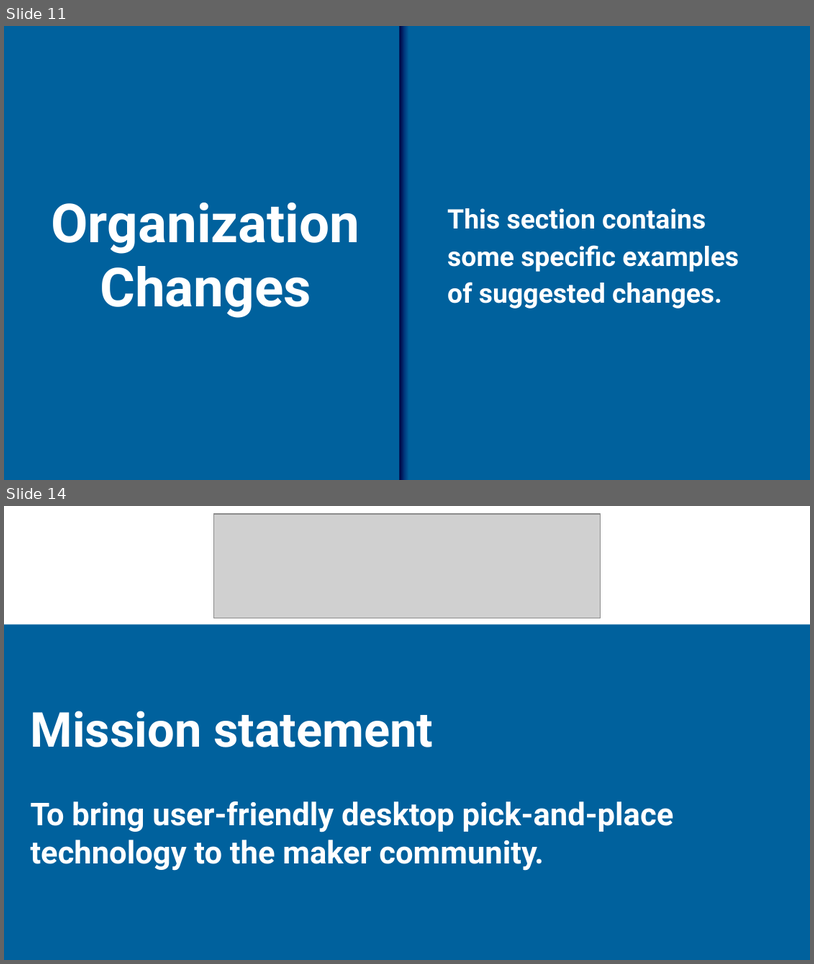
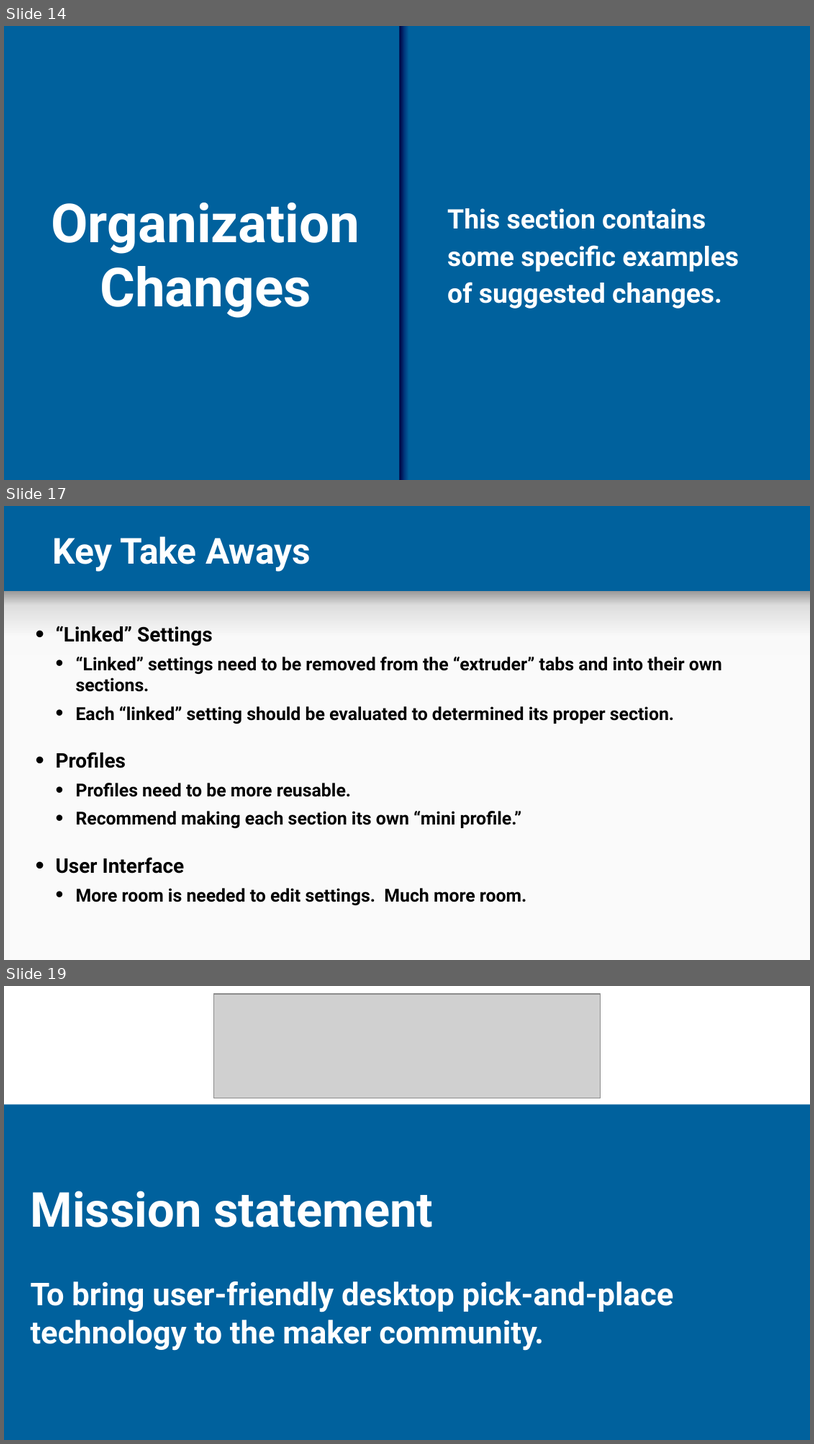
Before and after one commit to lendres/Cura-UI-Example, a slide deck: Documentation and Notes/Cura Profiles.pptx. Shown one above the other, each under a label of ours: slides 11 and 14 before the commit, slides 14, 17 and 19 after it; the slides between them are not shown. The pictures are 814x964 and 814x1444 pixels, drawn with LibreOffice and Linux fonts; fonts in the diff are those of the drawing; grey boxes stand for pictures; background and template pictures are left out. Boxes give left, top, right and bottom in pixels: in the first picture for what was removed or moved away, otherwise in the second. Text is boxed around its words. In the diff, an @@ line names an element or a change of style, - is before the commit and + after.

```diff
--- a/Documentation and Notes/Cura Profiles.pptx
+++ b/Documentation and Notes/Cura Profiles.pptx
@@ slide 17 added at bbox=[4, 506, 810, 960], background #00619D @@
@@ title added at bbox=[53, 536, 311, 572], 32 pt, text #FFFFFF, bold @@
+Key Take Aways
@@ rectangle added at bbox=[4, 591, 810, 664], fill gradient #F9F9F9 to #DEDEDE to #999999 @@
@@ text added at bbox=[56, 626, 723, 905], 16 pt, text #000000, bold @@
+• “Linked” Settings
+  • “Linked” settings need to be removed from the “extruder” tabs and into their own sections.
+  • Each “linked” setting should be evaluated to determined its proper section.
+• Profiles
+  • Profiles need to be more reusable.
+  • Recommend making each section its own “mini profile.”
+• User Interface
+  • More room is needed to edit settings. Much more room.
@@ rectangle added at bbox=[4, 654, 810, 959], fill #FAFAFA @@
@@ what was slide 11 is now slide 14 @@
@@ what was slide 14 is now slide 19 @@
```
Also in this commit, not shown: 1 slide changed, 9 other slides added, 4 slides removed, 32 other files.
